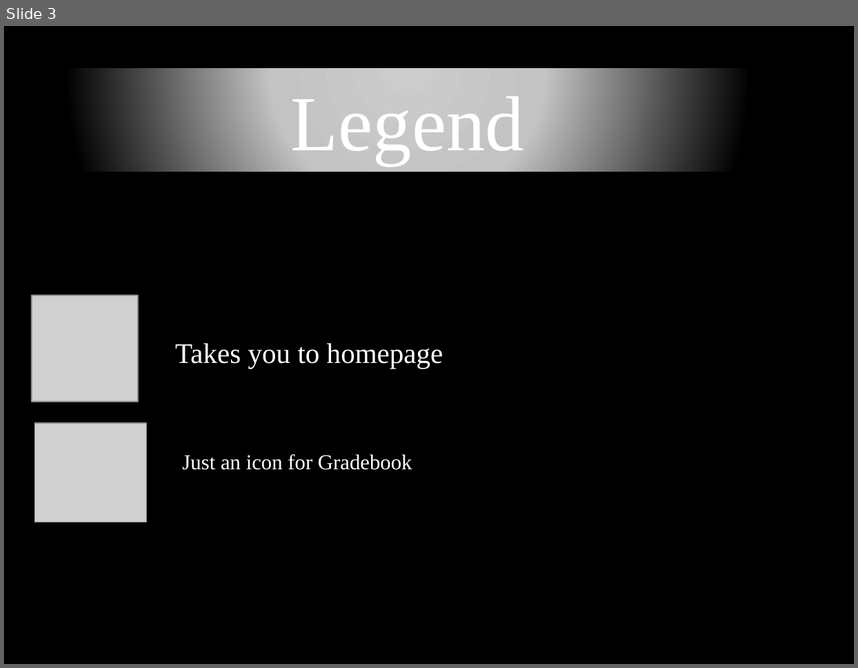
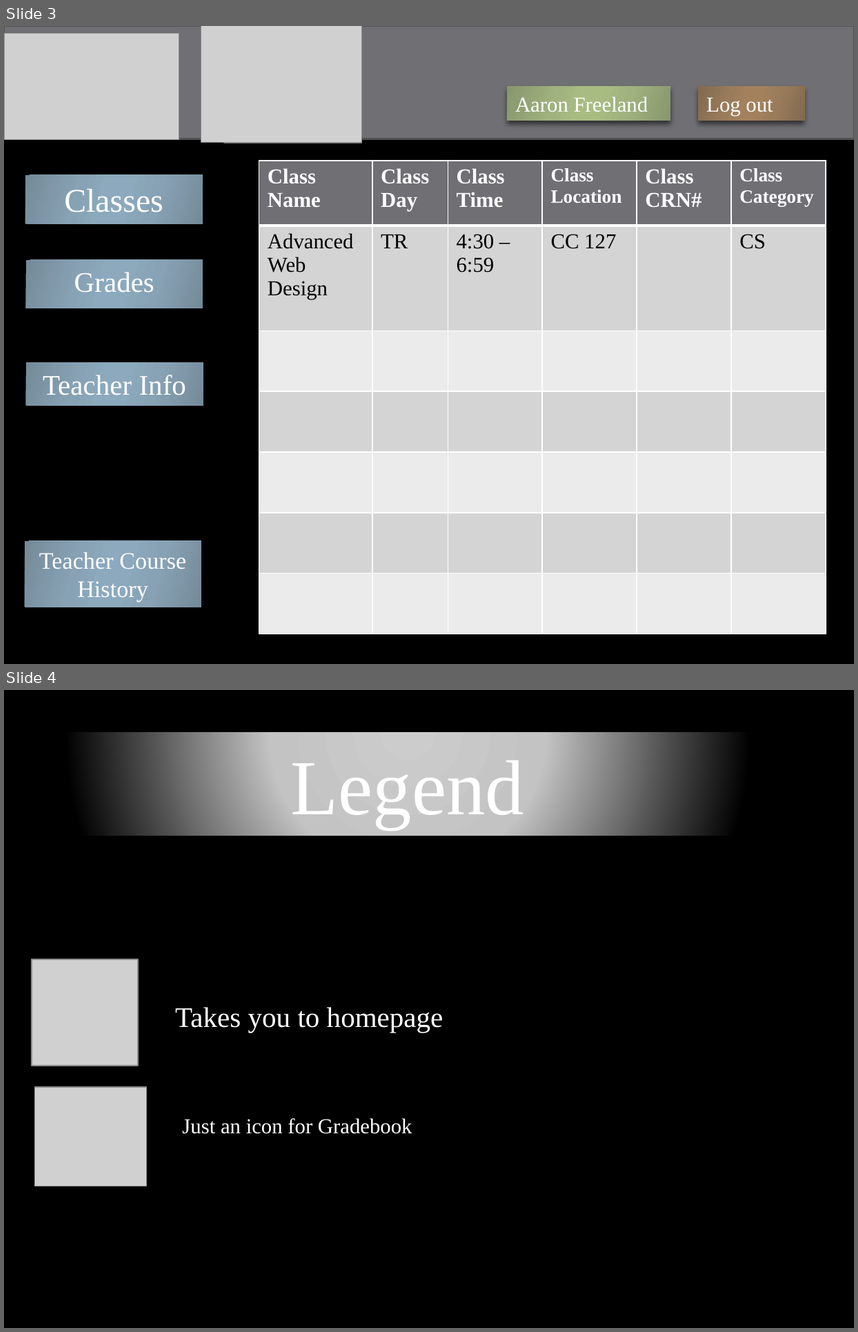
Before and after one commit to WVUP/Spring-2015, a slide deck: Assignments/Gradebook App PowerPont/Austin Brand/Javascript Gradebook Storyboard.pptx. Shown one above the other, each under a label of ours: slide 3 before the commit, slides 3 and 4 after it. The pictures are 858x668 and 858x1332 pixels, drawn with LibreOffice and Linux fonts; fonts in the diff are those of the drawing; grey boxes stand for pictures; background and template pictures are left out. Boxes give left, top, right and bottom in pixels: in the first picture for what was removed or moved away, otherwise in the second. Text is boxed around its words. In the diff, an @@ line names an element or a change of style, - is before the commit and + after.

Commit message:
Progress so far, classes tab done

```diff
--- a/Assignments/Gradebook App PowerPont/Austin Brand/Javascript Gradebook Storyboard.pptx
+++ b/Assignments/Gradebook App PowerPont/Austin Brand/Javascript Gradebook Storyboard.pptx
@@ slide 3 added at [4, 26, 854, 664], background picture (left out) @@
@@ rectangle added at [4, 26, 854, 139], fill #6F6F74, outline #525256 1.5 pt @@
@@ picture added at [4, 33, 179, 139] @@
@@ picture added at [201, 26, 362, 143] @@
@@ rectangle added at [507, 86, 671, 121], fill gradient #89986E to #A1B37E to #A9BD83, 18 pt, text #FFFFFF @@
+Aaron Freeland
@@ rectangle added at [699, 86, 805, 121], fill gradient #826A50 to #9A7C5B to #A4825D, 18 pt, text #FFFFFF @@
+Log out
@@ rectangle added at [4, 143, 223, 664], fill #000000 @@
@@ table added at [259, 161, 825, 633], 7 rows, 6 columns @@
+Class Name | Class Day | Class Time | Class Location | Class CRN# | Class Category
+Advanced Web Design | TR | 4:30 – 6:59 | CC 127 |  | CS
+ |  |  |  |  | 
+ |  |  |  |  | 
+ |  |  |  |  | 
+ |  |  |  |  | 
+ |  |  |  |  | 
@@ rectangle added at [25, 175, 202, 223], fill gradient #768B99 to #88A2B4 to #8DAABE, 28 pt, text #FFFFFF @@
+Classes
@@ rectangle added at [26, 260, 203, 308], fill gradient #768B99 to #88A2B4 to #8DAABE, 24 pt, text #FFFFFF @@
+Grades
@@ rectangle added at [26, 362, 203, 404], fill gradient #768B99 to #88A2B4 to #8DAABE, 24 pt, text #FFFFFF @@
+Teacher Info
@@ rectangle added at [25, 540, 201, 606], fill gradient #768B99 to #88A2B4 to #8DAABE, 20 pt, text #FFFFFF @@
+Teacher Course History
@@ what was slide 3 is now slide 4 @@
```
Also in this commit, not shown: 2 slides changed.
